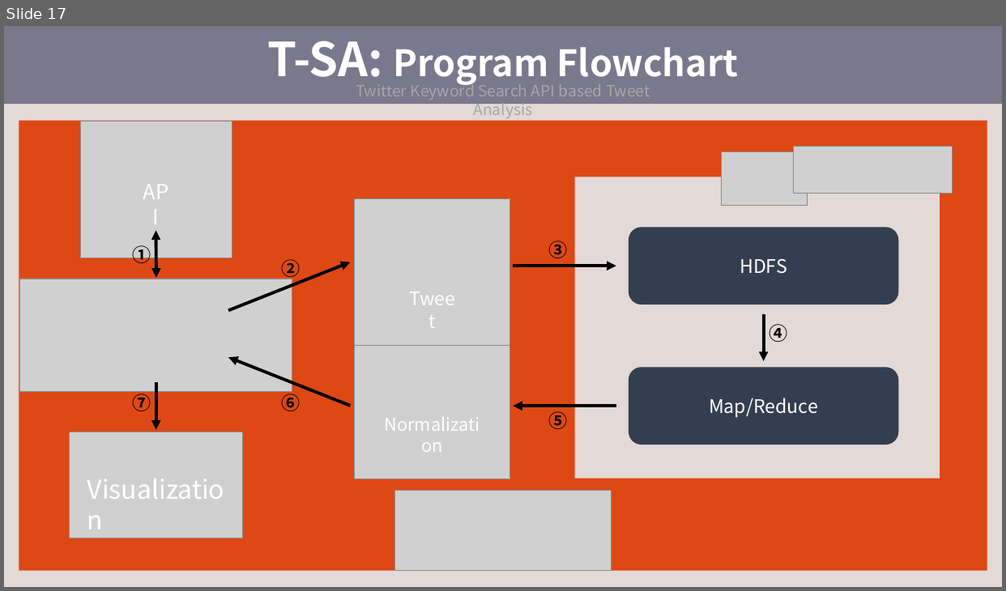
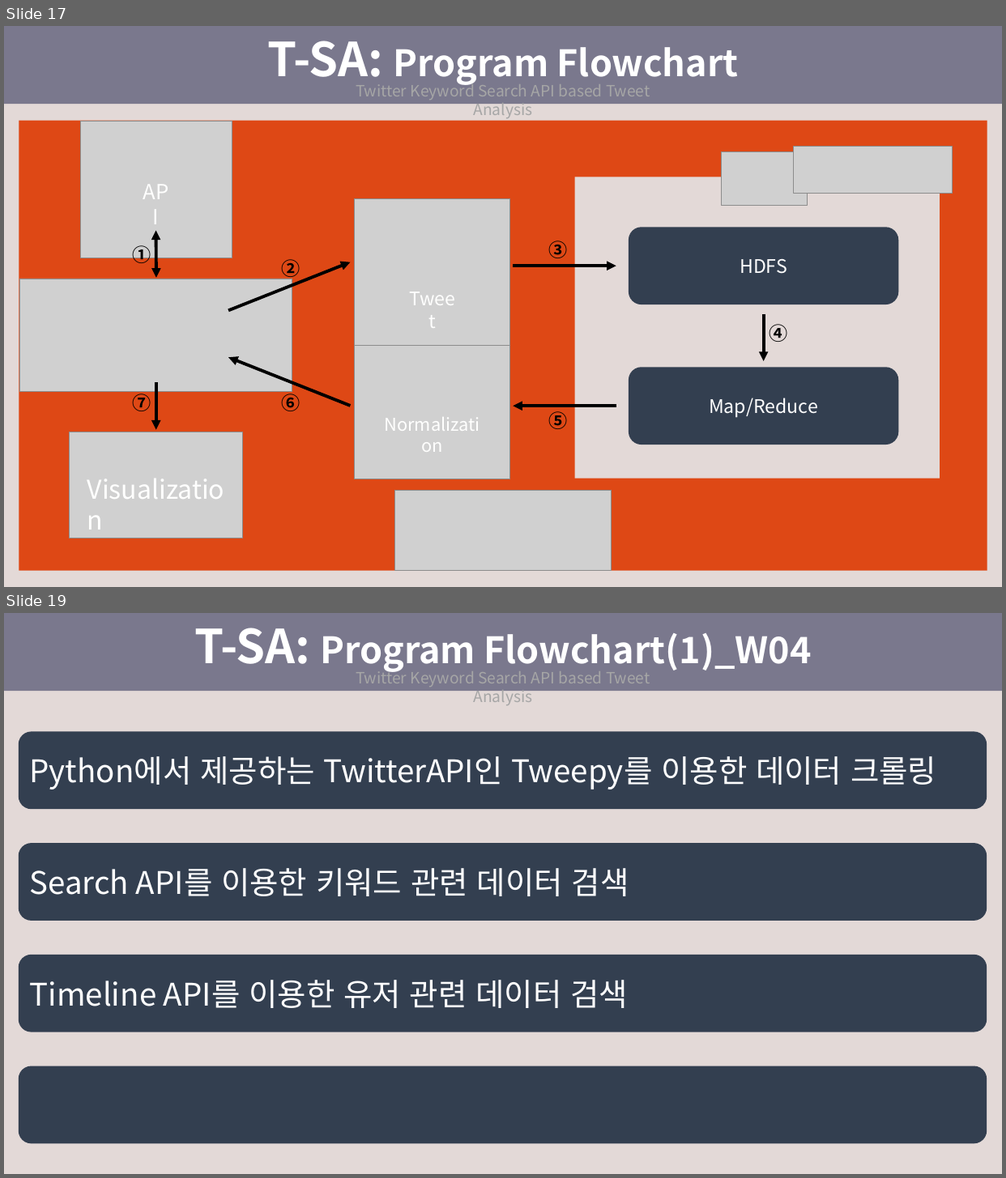
Before and after one commit to SeokJune/BigData_VI_T-SA, a slide deck: 00.Doc/제출용 문서/4조_브이아이.pptx. Shown one above the other, each under a label of ours: slide 17 before the commit, slides 17 and 19 after it; the slides between them are not shown. The pictures are 1006x591 and 1006x1178 pixels, drawn with LibreOffice and Linux fonts; fonts in the diff are those of the drawing; grey boxes stand for pictures. Boxes give left, top, right and bottom in pixels: in the first picture for what was removed or moved away, otherwise in the second. Text is boxed around its words. In the diff, an @@ line names an element or a change of style, - is before the commit and + after.

```diff
--- a/00.Doc/제출용 문서/4조_브이아이.pptx
+++ b/00.Doc/제출용 문서/4조_브이아이.pptx
@@ slide 19 added at [4, 613, 1002, 1174], background #FFFFFF @@
@@ rectangle added at [4, 613, 1002, 691], fill #7A788D, 35 pt, text #FFFFFF, bold @@
+T-SA: Program Flowchart(1)_W04
@@ text added at [356, 667, 650, 705], 15 pt, text #A6A6A6 @@
+Twitter Keyword Search API based Tweet Analysis
@@ rectangle added at [4, 691, 1002, 1174], fill #E3D9D7 @@
@@ rounded rectangle added at [19, 731, 987, 809], fill #333F50, 30 pt, text #FFFFFF @@
+Python에서 제공하는 TwitterAPI인 Tweepy를 이용한 데이터 크롤링
@@ rounded rectangle added at [19, 843, 987, 921], fill #333F50, 30 pt, text #FFFFFF @@
+Search API를 이용한 키워드 관련 데이터 검색
@@ rounded rectangle added at [19, 955, 987, 1033], fill #333F50, 30 pt, text #FFFFFF @@
+Timeline API를 이용한 유저 관련 데이터 검색
@@ rounded rectangle added at [19, 1067, 987, 1144], fill #333F50 @@
```
Also in this commit, not shown: 13 slides changed, 23 other slides added, 4 slides removed.
